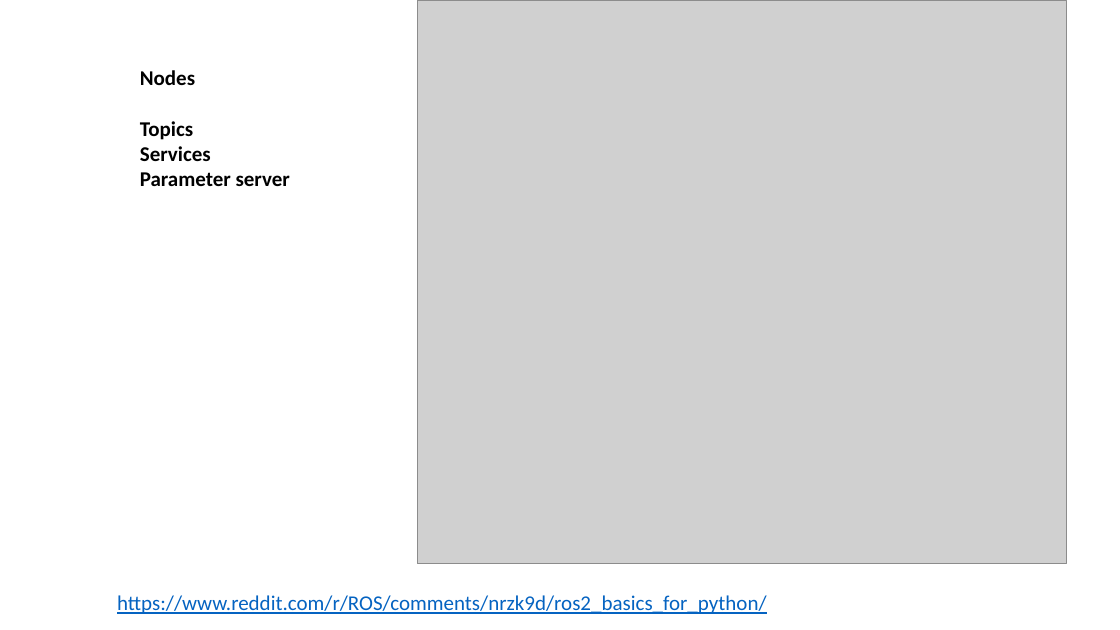
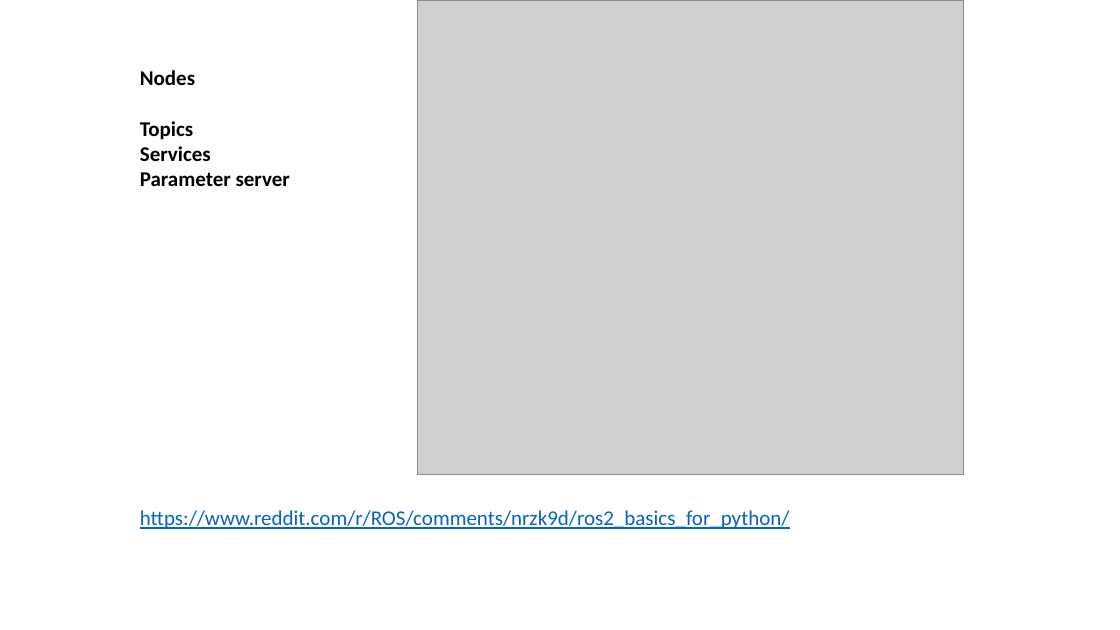
Before and after one commit to letrthong/ros2, a slide deck: slide 4 of ros2.pptx. Drawn at 1120x630 pixels with LibreOffice and Linux fonts; fonts in the diff are those of the drawing; grey boxes stand for pictures. Boxes give left, top, right and bottom in pixels: in the first picture for what was removed or moved away, otherwise in the second. Text is boxed around its words. In the diff, an @@ line names an element or a change of style, - is before the commit and + after.

```diff
--- a/ros2.pptx
+++ b/ros2.pptx
@@ picture: place and size @@
-picture at (418, 0, 1067, 564)
+picture at (418, 0, 964, 474)
@@ text "https://www.reddit.com/r/ROS/comments/nrzk9d/ros2_basics_for ...": place and size @@
-text "https://www.reddit.com/r/ROS/comments/nrzk9d/ros2_basics_for ..." at (117, 595, 767, 614)
+text "https://www.reddit.com/r/ROS/comments/nrzk9d/ros2_basics_for ..." at (140, 510, 790, 529)
```
Also in this commit, not shown: 1 slide added, 1 other file.
